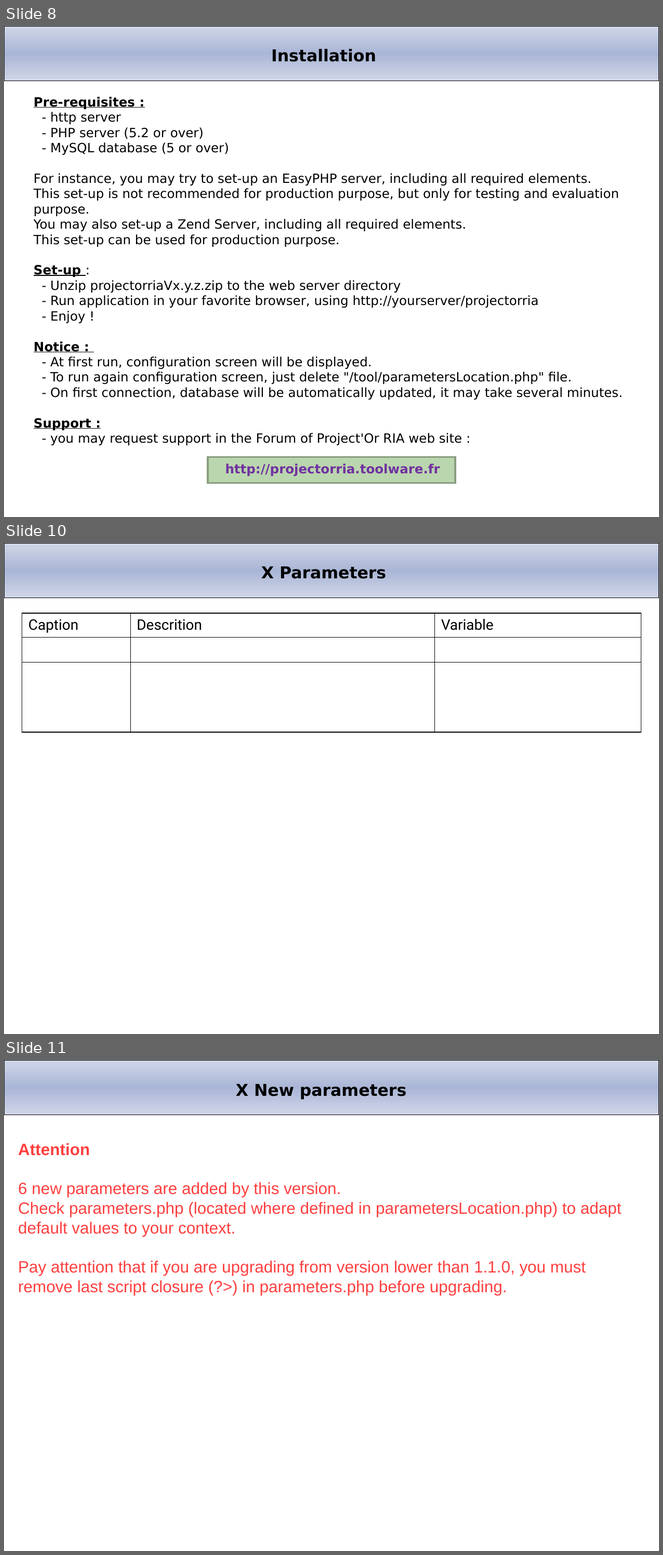
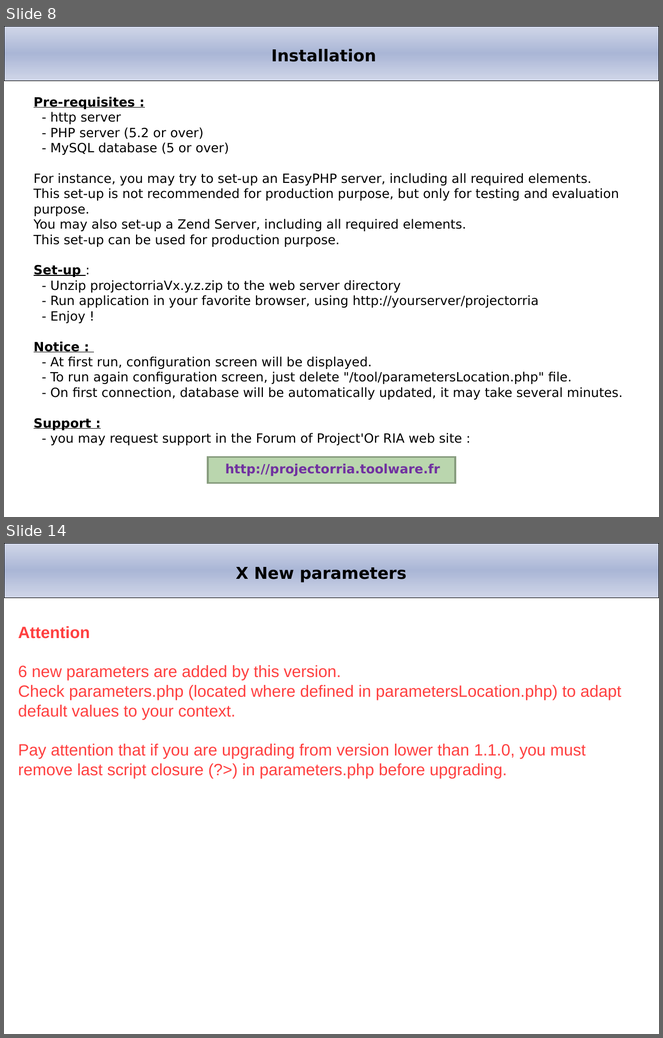
Before and after one commit to projeqtor/main, a slide deck: branches/V1.4/projector/manual/Project'Or RIA.ppt. Shown one above the other, each under a label of ours: slides 8, 10 and 11 before the commit, slides 8 and 14 after it; the slides between them are not shown. The pictures are 663x1555 and 663x1038 pixels, drawn with LibreOffice and Linux fonts; fonts in the diff are those of the drawing; background and template pictures are left out. Boxes give left, top, right and bottom in pixels: in the first picture for what was removed or moved away, otherwise in the second. Text is boxed around its words. In the diff, an @@ line names an element or a change of style, - is before the commit and + after.

```diff
--- a/branches/V1.4/projector/manual/Project'Or RIA.ppt
+++ b/branches/V1.4/projector/manual/Project'Or RIA.ppt
@@ slide 10 removed at <box>4,543,659,1034</box>, background #FFFFFF; not listed: 1 template element that a slide beside it also shows @@
@@ title removed at <box>261,566,386,579</box> @@
-X Parameters
@@ table removed at <box>22,613,641,731</box>, 3 rows, 3 columns @@
-Caption | Descrition | Variable
- |  | 
- |  | 
@@ what was slide 11 is now slide 14 @@
```
Also in this commit, not shown: 2 slides changed, 8 slides added, 1 other file.
